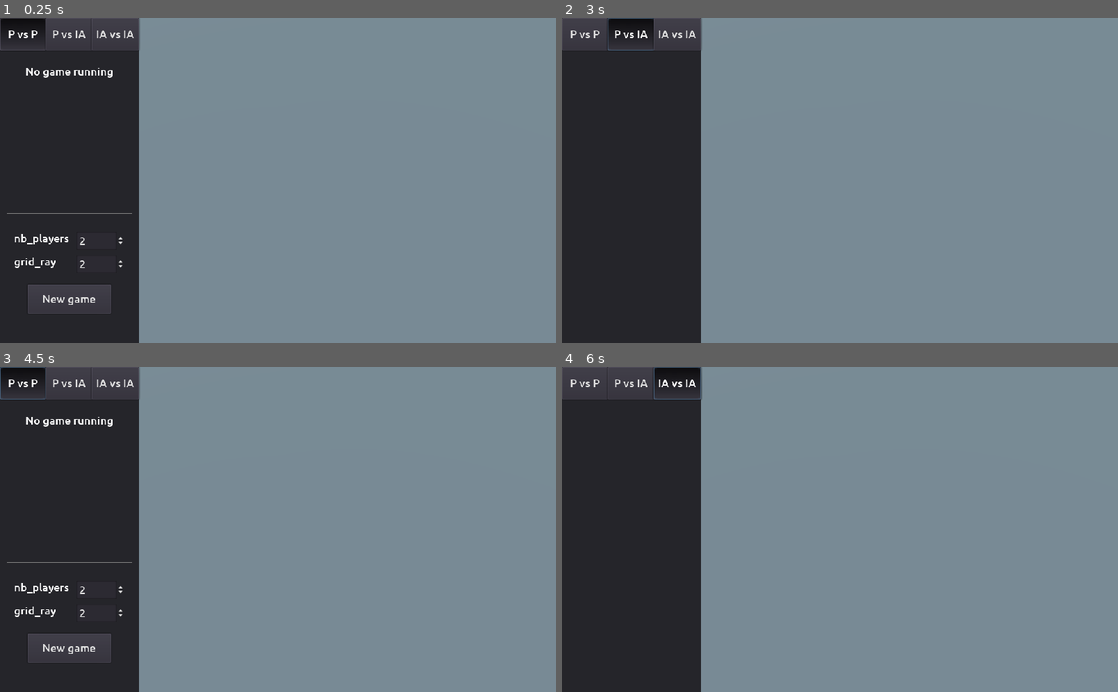
Above: before the commit, frames 1-4 (two rows, left to right).
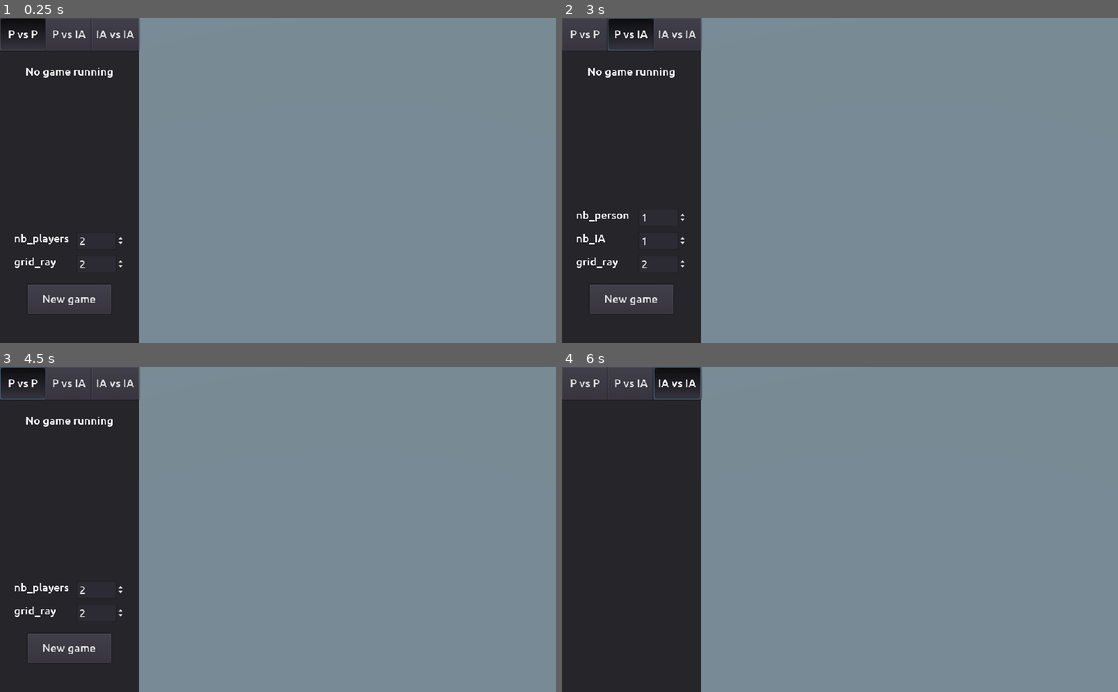
Above: after the commit, the same moments.

Repository: Naowak/Kothrak
Game: Godot game, scene res://Scenes/Main.tscn
The game is run twice, just before and just after one commit, with the same random seed, the same clock (stepped at 60 frames per second) and the same inputs.
Inputs:
- Up to frame 1 (0.25 s): no input
- Up to frame 2 (3 s): click "New game" at 0.5 s; click "New game" at 1.25 s; click "P vs P" at 2 s; click "P vs IA" at 2.75 s
- Up to frame 3 (4.5 s): click "IA vs IA" at 3.5 s; click "P vs P" at 4.25 s
- Up to frame 4 (6 s): click "P vs IA" at 5 s; click "IA vs IA" at 5.75 s

The runs differ from the first frame. In frame 1, less than 0.1% of the frame differs, in the area x 1-24%, y 5-61%; in frame 2, 1.3%, in the area x 2-23%, y 5-92%; in frame 3, less than 0.1%; in frame 4, less than 0.1%.
Error before the commit: Invalid get index 'status' (on base: 'Nil'). (res://Scripts/Main.gd:24)
Error after the commit: Invalid get index 'status' (on base: 'Nil'). (res://Scripts/Main.gd:23)

Commit message:
Capable to play with an ai, but not perfect for the moment : need to have better implementation in server side

Diff:
--- a/gui/Scenes/Main.tscn
+++ b/gui/Scenes/Main.tscn
@@ -103,6 +103,7 @@
 anchor_right = 0.9
 anchor_bottom = 0.62
 margin_bottom = 24.0
+min_value = 1.0
 max_value = 4.0
 value = 2.0
 __meta__ = {
@@ -128,6 +129,7 @@
 anchor_right = 0.9
 anchor_bottom = 0.7
 margin_bottom = 24.0
+min_value = 1.0
 max_value = 4.0
 value = 2.0
 __meta__ = {
@@ -149,9 +151,9 @@
 
 [node name="LineSep" type="ColorRect" parent="Panel/Control_PvP"]
 anchor_left = 0.05
-anchor_top = 0.6
+anchor_top = 0.5
 anchor_right = 0.95
-anchor_bottom = 0.6
+anchor_bottom = 0.5
 margin_top = -24.0
 margin_right = 1.52588e-05
 margin_bottom = -23.0
@@ -182,7 +184,6 @@
 anchor_bottom = 1.0
 
 [node name="Button_newgame" type="Button" parent="Panel/Control_PvIA"]
-visible = false
 anchor_left = 0.2
 anchor_top = 0.8
 anchor_right = 0.8
@@ -192,6 +193,112 @@
 "_edit_use_anchors_": false
 }
 
+[node name="SpinBox_nbperson" type="SpinBox" parent="Panel/Control_PvIA"]
+anchor_left = 0.55
+anchor_top = 0.54
+anchor_right = 0.9
+anchor_bottom = 0.54
+margin_bottom = 33.0
+min_value = 1.0
+max_value = 4.0
+value = 1.0
+__meta__ = {
+"_edit_use_anchors_": false
+}
+
+[node name="Label_nbperson" type="Label" parent="Panel/Control_PvIA"]
+anchor_left = 0.1
+anchor_top = 0.54
+anchor_right = 0.45
+anchor_bottom = 0.54
+margin_right = 11.4
+margin_bottom = 24.0
+text = "nb_person"
+valign = 1
+__meta__ = {
+"_edit_use_anchors_": false
+}
+
+[node name="SpinBox_nbIA" type="SpinBox" parent="Panel/Control_PvIA"]
+anchor_left = 0.55
+anchor_top = 0.62
+anchor_right = 0.9
+anchor_bottom = 0.62
+margin_bottom = 33.0
+min_value = 1.0
+max_value = 4.0
+value = 1.0
+__meta__ = {
+"_edit_use_anchors_": false
+}
+
+[node name="Label_nbIA" type="Label" parent="Panel/Control_PvIA"]
+anchor_left = 0.1
+anchor_top = 0.62
+anchor_right = 0.45
+anchor_bottom = 0.62
+margin_right = 11.4
+margin_bottom = 24.0
+text = "nb_IA"
+valign = 1
+__meta__ = {
+"_edit_use_anchors_": false
+}
+
+[node name="SpinBox_gridray" type="SpinBox" parent="Panel/Control_PvIA"]
+anchor_left = 0.55
+anchor_top = 0.7
+anchor_right = 0.9
+anchor_bottom = 0.7
+margin_bottom = 33.0
+min_value = 1.0
+max_value = 4.0
+value = 2.0
+__meta__ = {
+"_edit_use_anchors_": false
+}
+
+[node name="Label_gridray" type="Label" parent="Panel/Control_PvIA"]
+anchor_left = 0.1
+anchor_top = 0.7
+anchor_right = 0.45
+anchor_bottom = 0.7
+margin_right = 7.62939e-06
+margin_bottom = 24.0
+text = "grid_ray"
+valign = 1
+__meta__ = {
+"_edit_use_anchors_": false
+}
+
+[node name="LineSep" type="ColorRect" parent="Panel/Control_PvIA"]
+anchor_left = 0.05
+anchor_top = 0.5
+anchor_right = 0.95
+anchor_bottom = 0.5
+margin_top = -24.0
+margin_right = 1.52588e-05
+margin_bottom = -23.0
+color = Color( 0.509804, 0.509804, 0.509804, 1 )
+__meta__ = {
+"_edit_use_anchors_": false
+}
+
+[node name="Logs" type="RichTextLabel" parent="Panel/Control_PvIA"]
+anchor_left = 0.1
+anchor_top = 0.05
+anchor_right = 0.9
+anchor_bottom = 0.5
+bbcode_enabled = true
+bbcode_text = "[center]No game running[/center]
+"
+text = "No game running
+"
+script = ExtResource( 5 )
+__meta__ = {
+"_edit_use_anchors_": false
+}
+
 [node name="Control_IAvIA" type="Control" parent="Panel"]
 visible = false
 anchor_top = 0.1
--- a/gui/Scripts/HTTPRequest.gd
+++ b/gui/Scripts/HTTPRequest.gd
@@ -8,13 +8,33 @@
 
 # Request new game to the server
 func request_new_game(mode):
-	var params = 'mode=' + str(mode)
+	# Change mode
+	Utils.MODE = mode
 
+	# Retrieve params and update some Utils values
+	var params = ''
 	if mode == 'PvP':
 		var nb_players = $"../Panel/Control_PvP/SpinBox_nbplayers".value
 		var grid_ray = $"../Panel/Control_PvP/SpinBox_gridray".value
-		params += '&nb_players=' + str(nb_players)
+		params += 'nb_players=' + str(nb_players)
 		params += '&grid_ray=' + str(grid_ray)
+		Utils.NB_PERSON = nb_players
+		Utils.NB_IA = 0
+
+	elif mode == 'PvIA':
+		var nb_person = $"../Panel/Control_PvIA/SpinBox_nbperson".value
+		var grid_ray = $"../Panel/Control_PvIA/SpinBox_gridray".value
+		var nb_ia = $"../Panel/Control_PvIA/SpinBox_nbIA".value
+		if nb_person + nb_ia > 4:
+			print('Error: you ask for more than 4 players.')
+			return
+		params += 'nb_players=' + str(nb_person + nb_ia)
+		params += '&grid_ray=' + str(grid_ray)
+		Utils.NB_PERSON = nb_person
+		Utils.NB_IA = nb_ia
+
+	elif mode == 'IAvIA':
+		pass
 
 	print(params)
 	# warning-ignore:return_value_discarded
@@ -35,7 +55,9 @@
 
 # Request the server to make the next play
 func request_watch(gid):
-	pass
+	var params = 'gid=' + str(gid)
+	# warning-ignore:return_value_discarded
+	request('http://127.0.0.1:5000/watch?' + params)
 
 
 # Called when a request is completed : decode data and call _update from Playground
@@ -59,6 +81,8 @@
 		new_data = []
 		for value in data:
 			new_data += [_decode(value)]
+	elif typeof(data) == TYPE_REAL and fposmod(data, 1) == 0:
+		new_data = int(data)
 	else:
 		new_data = data
 	return new_data
--- a/gui/Scripts/Logs.gd
+++ b/gui/Scripts/Logs.gd
@@ -7,8 +7,8 @@
 func update_text(gid, status, player_id, step):
 	var text = null
 	text = '[center]Game id : ' + str(gid) + '[/center]\n'
+	text += '[center]' + step + '[/center]\n\n'
 	if status == 'new_game' or status == 'playing':
-		text += '[center]' + step + '[/center]\n\n'
 		for i in range(Utils.NB_PLAYERS):
 			var color = Utils.players_colors[i]
 			if i == player_id:
@@ -18,10 +18,10 @@
 
 	elif status == 'win':
 		var color = Utils.players_colors[player_id]
-		text += '\n[color='+color+']Player '+str(player_id)+' won[/color]'
+		text += '[color='+color+']Player '+str(player_id)+' won[/color]'
 
-	elif status == 'eliminted':
+	elif status == 'eliminated':
 		var color = Utils.players_colors[player_id]
-		text += '\n[color='+color+']Player '+str(player_id)+' is eliminated[/color]'
+		text += '[color='+color+']Player '+str(player_id)+' is eliminated[/color]'
 
 	bbcode_text = text
--- a/gui/Scripts/Main.gd
+++ b/gui/Scripts/Main.gd
@@ -1,7 +1,6 @@
 extends Spatial
 
-var human_player_id = []
-var ia_player_id = []
+var players_kind = []
 
 var gid = -1
 var player_id = -1
@@ -26,36 +25,73 @@
 	# Update current game
 	elif data['status'] == 'playing':
 		_playing_update(data)
-	# End of the current game
-	elif data['status'] == 'win' or data['status'] == 'eliminated':
-		print('End of server game')
-		$Panel/Control_PvP/Logs.update_text(data['gid'], data['status'], player_id, null)
+	# Player won
+	elif data['status'] == 'win':
+		_win_update(data)
+	# Player eliminated
+	elif data['status'] == 'eliminated':
+		step = 'game_over'
+		_update_logs(data['gid'], data['status'], player_id, step)
 
 
 # Create map and character instances, retrieve some informations
 func _new_game_update(data):
 	# Informations & settings
 	gid = data['gid']
-	Utils.update_settings(data['settings'])
+	Utils.update_server_settings(data['settings'])
 	# Instance map
 	$Playground.instance_map()
 	# Instance player
 	$Playground.instance_players(data['players_location'])
+	_init_players_kind()
 	# Turn infos
 	_playing_update(data)
 
 # Update the game with informations received
 func _playing_update(data):
+	# Retrieve informations from server
 	player_id = data['player_id']
 	possible_plays = data['possible_plays']
 	step = 'move'
-	$Panel/Control_PvP/Logs.update_text(gid, data['status'], player_id, step)
+
+	# If not new_game and last player was IA, make the play
+	var prev_player_id = fposmod(player_id-1, Utils.NB_PLAYERS)
+	if data['status'] != 'new_game' and players_kind[prev_player_id] == 'IA':
+		# Make the move
+		var abs_move = _to_absolute(data['move'], prev_player_id)
+		$Playground.move(prev_player_id, $Playground.grid[abs_move[0]][abs_move[1]])
+		# Make the build
+		var abs_build = _to_absolute(data['build'], prev_player_id)
+		$Playground.grow_up($Playground.grid[abs_build[0]][abs_build[1]])
+
+	# Update panel text
+	_update_logs(gid, data['status'], player_id, step)
+
+	# If next player is IA, request server to play
+	if players_kind[player_id] == 'IA':
+#		yield(self, )
+		$HTTPRequest.request_watch(gid)
+
+
+# Game over, current player won.
+# Make the last move if player_id is IA and update_text.
+func _win_update(data):
+	if players_kind[player_id] == 'IA':
+		var abs_move = _to_absolute(data['move'], player_id)
+		$Playground.move(player_id, $Playground.grid[abs_move[0]][abs_move[1]])
+	step = 'game_over'
+	_update_logs(data['gid'], data['status'], player_id, step)
 
 
 # Verify if play is correct and play it.
 # Send information to the server if turn is over.
 # Called by event cell_clicked
 func _make_play(cell):
+
+	if players_kind[player_id] != 'Person':
+		print("Error: It's not to a Person to play.")
+		return
+
 	var valid = false
 
 	if step == 'move':
@@ -71,10 +107,11 @@
 
 		# Make the move and send infos to server
 		if valid:
-			data_to_send['move'] = _to_relative([cell.q, cell.r])
+			data_to_send['move'] = _to_relative([cell.q, cell.r], player_id)
 			$Playground.move(player_id, cell)
 			possible_plays = play_remaining
 			step = 'build'
+			_update_logs(gid, 'playing', player_id, step)
 
 			# If no build possible, the player reach the last stage, he won
 			if possible_plays[0]['build'] == null:
@@ -89,14 +126,45 @@
 			if coord[0] == cell.q and coord[1] == cell.r:
 				# cell present in possible plays
 				valid = true
-				data_to_send['build'] = _to_relative(play['build'])
+				data_to_send['build'] = _to_relative(play['build'], player_id)
 		if valid:
 			$Playground.grow_up(cell)
 			$HTTPRequest.request_play(gid, data_to_send)
 			step = 'move'
 
 
+func _init_players_kind():
+	players_kind = []
+	if Utils.MODE == 'PvP':
+		for _i in range(Utils.NB_PLAYERS):
+			players_kind += ['Person']
+
+	elif Utils.MODE == 'PvIA':
+		for _i in range(Utils.NB_PERSON):
+			players_kind += ['Person']
+		for _i in range(Utils.NB_IA):
+			players_kind += ['IA']
+		players_kind.shuffle()
+
+	elif Utils.MODE == 'IAvIA':
+		pass
+
+	print(players_kind)
+
+
+# Update logs corresponding to MODE
+func _update_logs(gid, status, player_id, step):
+	var path_node = 'Panel/Control_' + str(Utils.MODE) + '/Logs'
+	var node = get_node(path_node)
+	node.update_text(gid, status, player_id, step)
+
+
 # Remove the player coordinates to coord
-func _to_relative(coord):
-	return [coord[0] - $Playground.players[player_id].q,
-		coord[1] - $Playground.players[player_id].r]
+func _to_relative(coord, pid):
+	return [coord[0] - $Playground.players[pid].q,
+		coord[1] - $Playground.players[pid].r]
+
+# Add the player coordinates to coord
+func _to_absolute(coord, pid):
+	return [coord[0] + $Playground.players[pid].q,
+		coord[1] + $Playground.players[pid].r]
--- a/gui/Scripts/Playground.gd
+++ b/gui/Scripts/Playground.gd
@@ -8,6 +8,7 @@
 				3: preload("res://Scenes/Cells/CellSize4.tscn"),
 				4: preload("res://Scenes/Cells/CellSize5.tscn")}
 
+var cells_border = []
 var grid = {}
 var players = []
 
@@ -32,6 +33,9 @@
 		for r in grid[q].keys():
 			grid[q][r].queue_free()
 	grid = {}
+	for cell in cells_border:
+		cell.queue_free()
+	cells_border = []
 
 	var border_stage = 0
 	_instance_cell(CellStage[1], 0, 0, 1)
@@ -90,6 +94,7 @@
 	# Not a playable cell, but a border one
 	else:
 		cell.init(q, r, stage, 'black')
+		cells_border += [cell]
 
 
 
--- a/gui/Scripts/Utils.gd
+++ b/gui/Scripts/Utils.gd
@@ -8,10 +8,15 @@
 const TRANS_RIGHT = Vector2(DIST*RATIO, 0)
 const TRANS_DOWNRIGHT = Vector2(DIST*RATIO/2, 3.0*CIRCLE_RAY*RATIO/2)
 
-# Game const
+# Server parameters
 var MAX_STAGE = 4
 var RAY_ARENA = 2
 var NB_PLAYERS = 2
+
+# Interface parameters
+var MODE = 'PvP'
+var NB_PERSON = 2
+var NB_IA = 0
 
 var LENGTH_BORDER = 3
 var RAY = RAY_ARENA + LENGTH_BORDER
@@ -41,7 +46,7 @@
 		materials[key] = mat
 
 # Replace settings values
-func update_settings(settings):
+func update_server_settings(settings):
 	for name in settings.keys():
 		if name in 'MAX_STAGE':
 			MAX_STAGE = settings[name]
Not shown, changed: api.py
Not shown, changed: envs/KothrakEnv.py
Not shown, changed: envs/game/Game.py
Not shown, added: gui/Prefabs/Cells/stage_1.blend
Not shown, added: gui/Prefabs/Cells/stage_1.blend1
